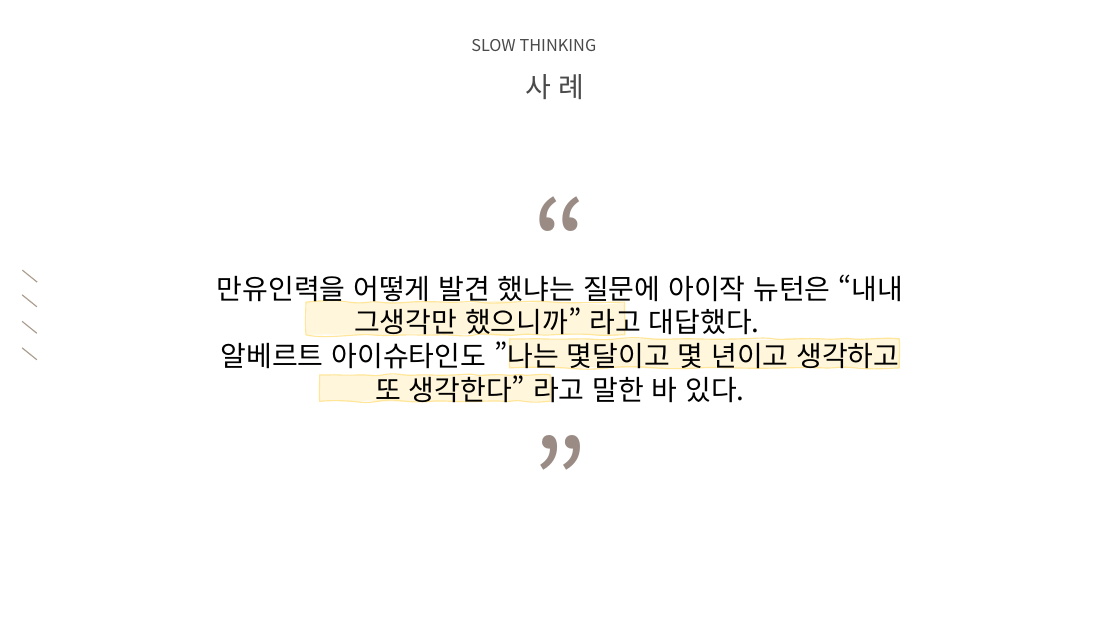
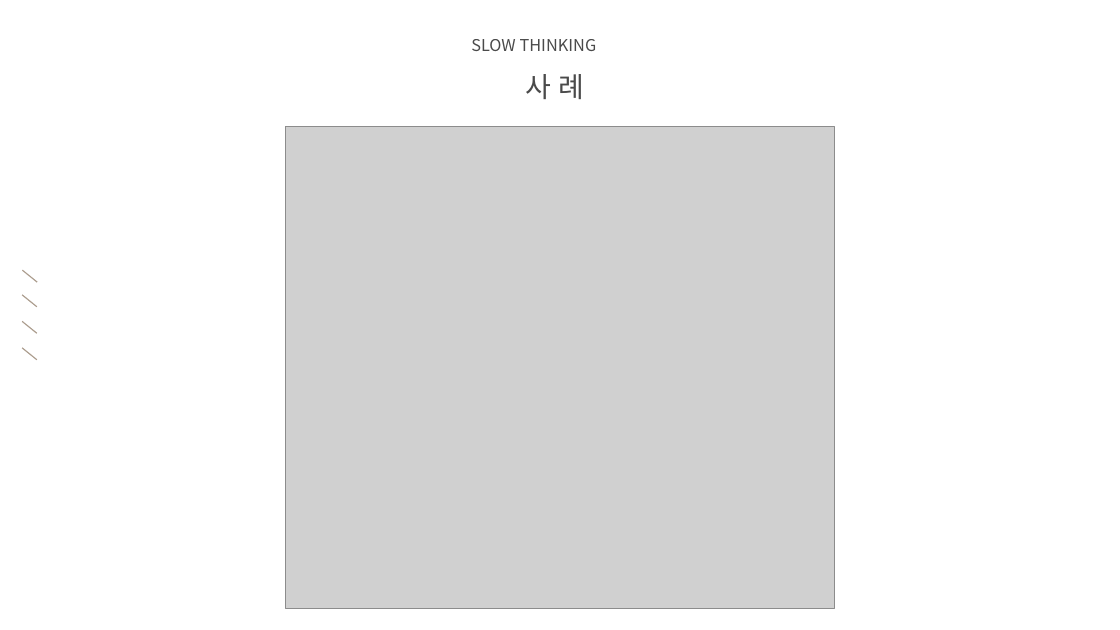
Before and after one commit to audgks5551/ppt, a slide deck: slide 6 of 2조.pptx. Drawn at 1120x630 pixels with LibreOffice and Linux fonts; fonts in the diff are those of the drawing; grey boxes stand for pictures; background and template pictures are left out. Boxes give left, top, right and bottom in pixels: in the first picture for what was removed or moved away, otherwise in the second. Text is boxed around its words. In the diff, an @@ line names an element or a change of style, - is before the commit and + after.

```diff
--- a/2조.pptx
+++ b/2조.pptx
@@ picture added at <box>286,127,833,608</box> @@
@@ text removed at <box>497,167,623,315</box> @@
-“
@@ text removed at <box>217,274,903,403</box> @@
-만유인력을 어떻게 발견 했냐는 질문에 아이작 뉴턴은 “내내 그생각만 했으니까” 라고 대답했다.
-알베르트 아이슈타인도 ”나는 몇달이고 몇 년이고 생각하고 또 생각한다” 라고 말한 바 있다.
@@ freeform shape removed at <box>306,302,624,335</box> @@
@@ freeform shape removed at <box>510,339,900,368</box> @@
@@ freeform shape removed at <box>320,375,550,401</box> @@
@@ text removed at <box>493,406,627,555</box> @@
-”
```
Also in this commit, not shown: 2 other slides changed, 1 slide added, 1 slide removed.
